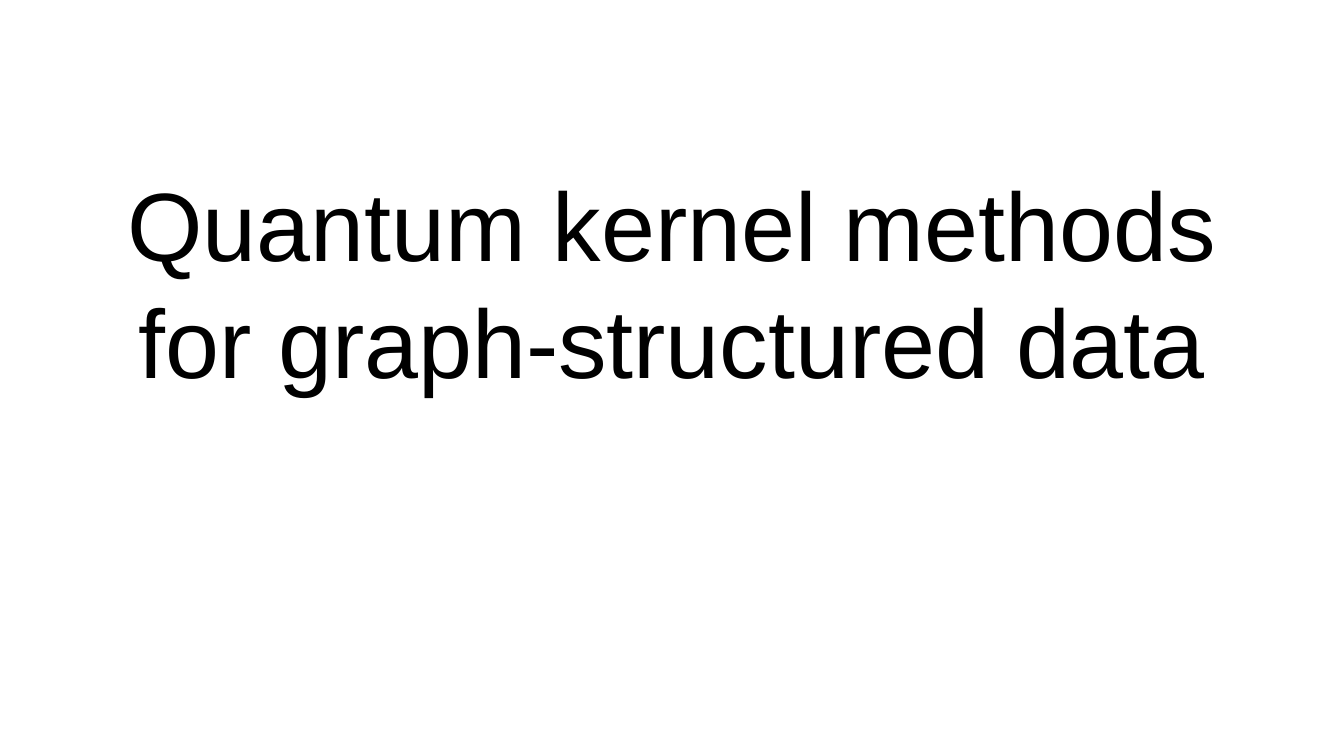
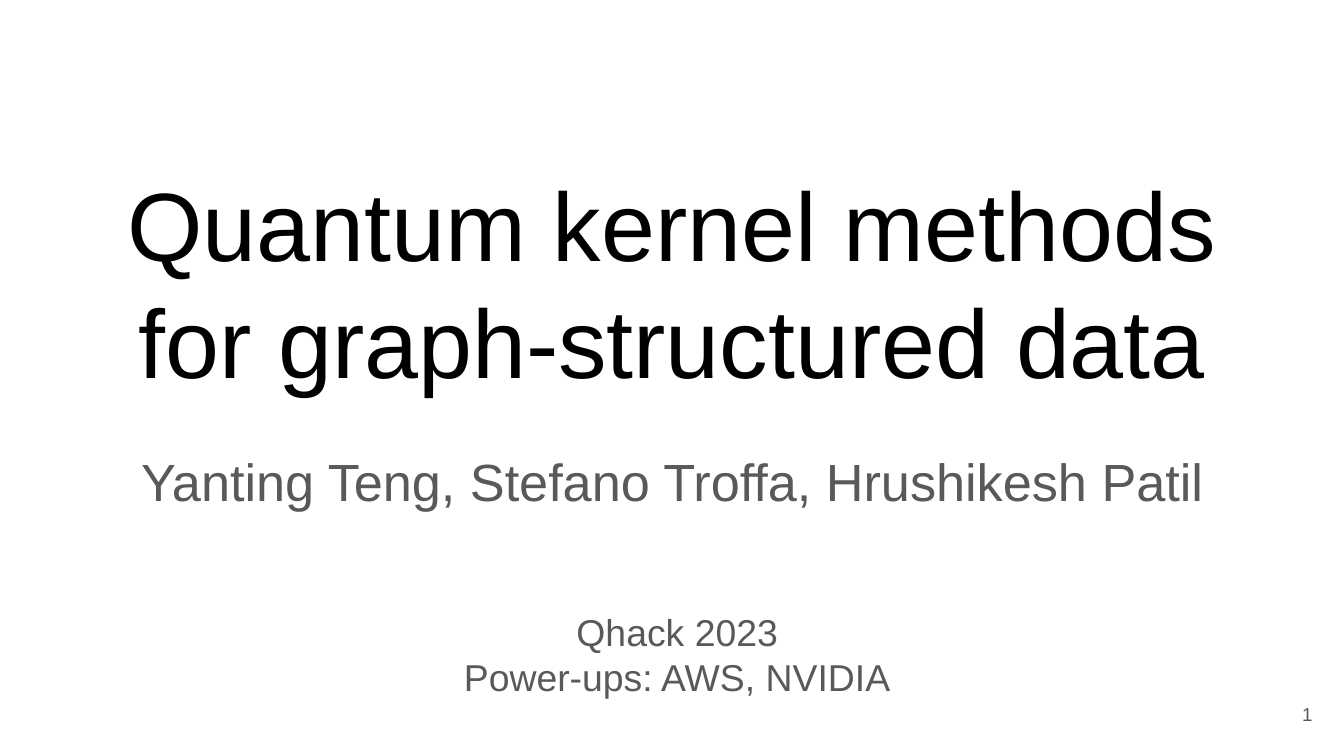
Before and after one commit to teng10/qhack23_rydberg_graph, a slide deck: slide 1 of Qhack_presentation.pptx. Drawn at 1344x756 pixels with LibreOffice and Linux fonts; fonts in the diff are those of the drawing. Boxes give left, top, right and bottom in pixels: in the first picture for what was removed or moved away, otherwise in the second. Text is boxed around its words. In the diff, an @@ line names an element or a change of style, - is before the commit and + after.

```diff
--- a/Qhack_presentation.pptx
+++ b/Qhack_presentation.pptx
@@ subtitle added at (141, 463, 1204, 512), 28 pt, text #595959 @@
+Yanting Teng, Stefano Troffa, Hrushikesh Patil
@@ subtitle added at (464, 619, 891, 698), 20 pt, text #595959 @@
+Qhack 2023
+Power-ups: AWS, NVIDIA
@@ page number added at (1302, 708, 1312, 721), 10 pt, text #595959 @@
+1
```
Also in this commit, not shown: 14 other slides changed, 3 slides added, 4 other files.
